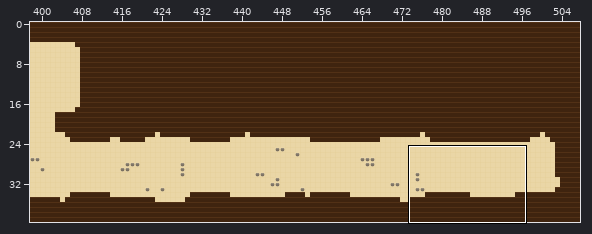
One commit to this Tiled map (JSON): maps/gods.tmj. Above, an overview of the earlier version with the close-up marked.
Close-up. Old version:
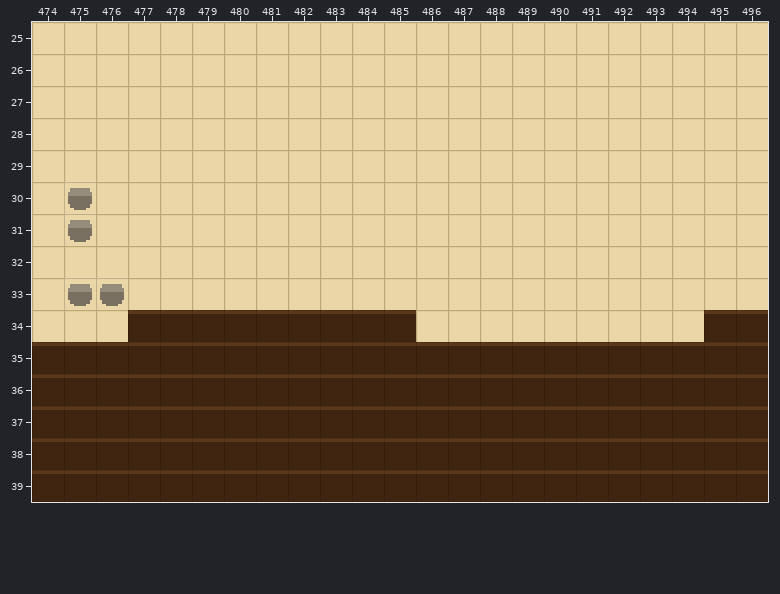
Cells are 16x16 px. Shown: x 474..496, y 25..39. The commit also changed other parts of the map, which this record leaves out.
After the commit:
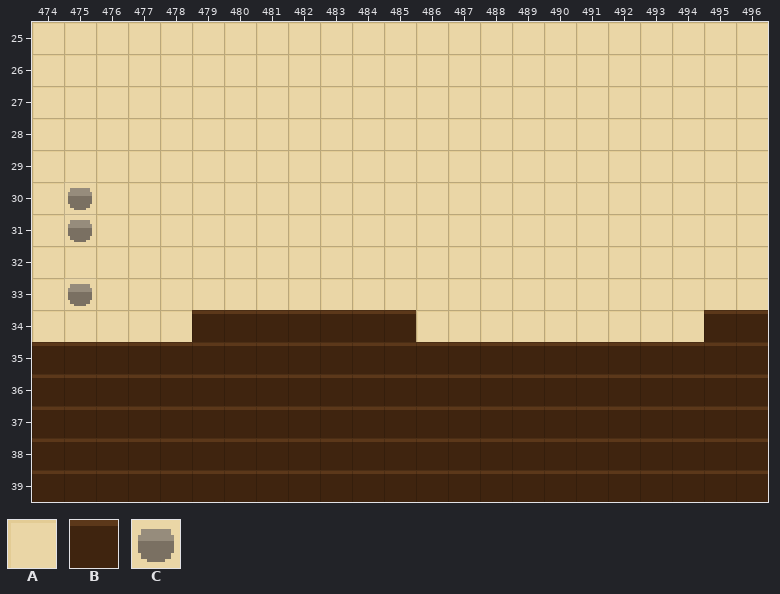
Key: from "draft": A 0, B 1, C 4.
_ is an empty cell.
The exact change:
Layer "ground":
y 33: x 476 C -> A
y 34: x 477..478 BB -> AA
Pixel boxes of the changes (left, top, right, bottom) in both close-ups:
changed: (96, 278, 192, 342)
